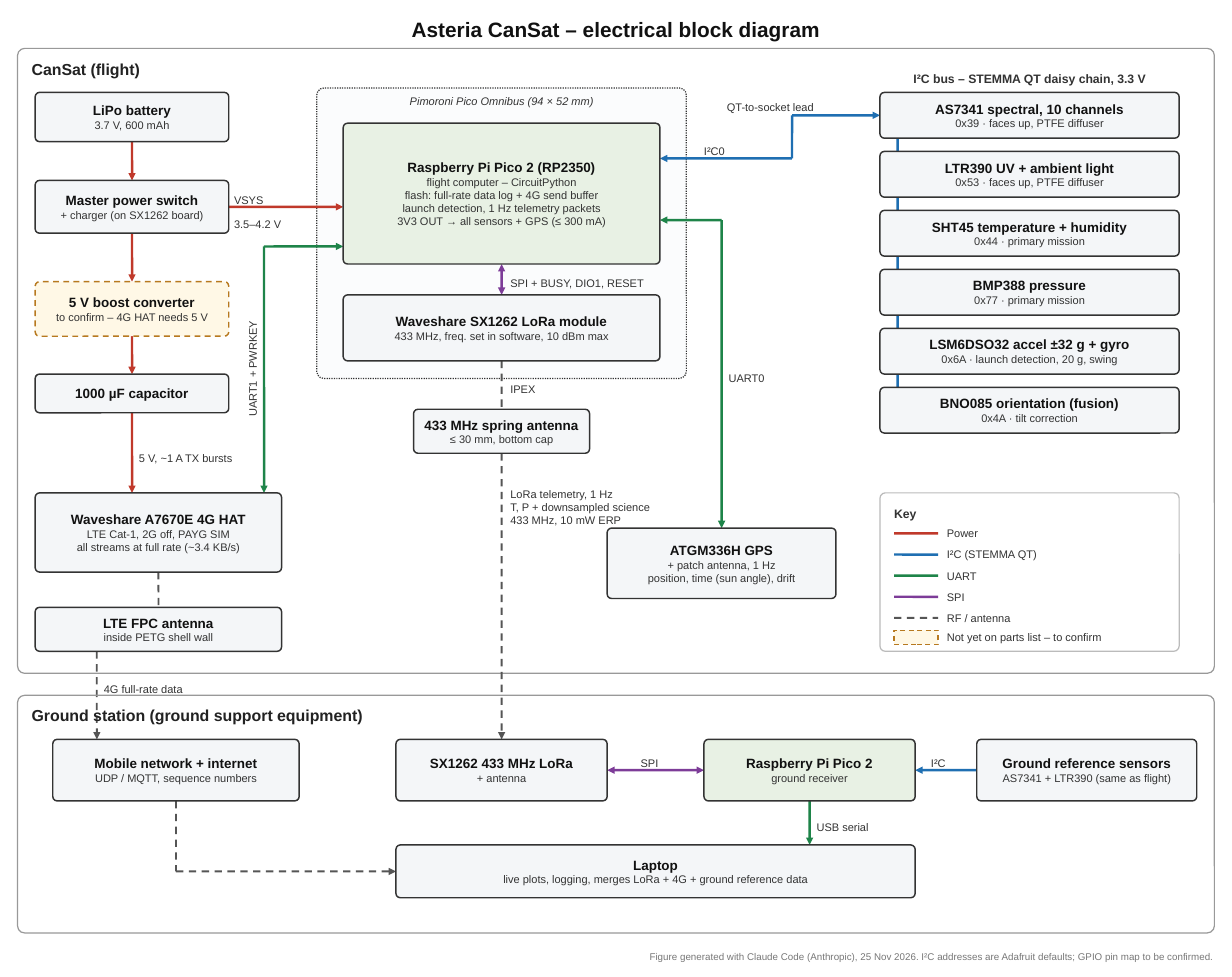
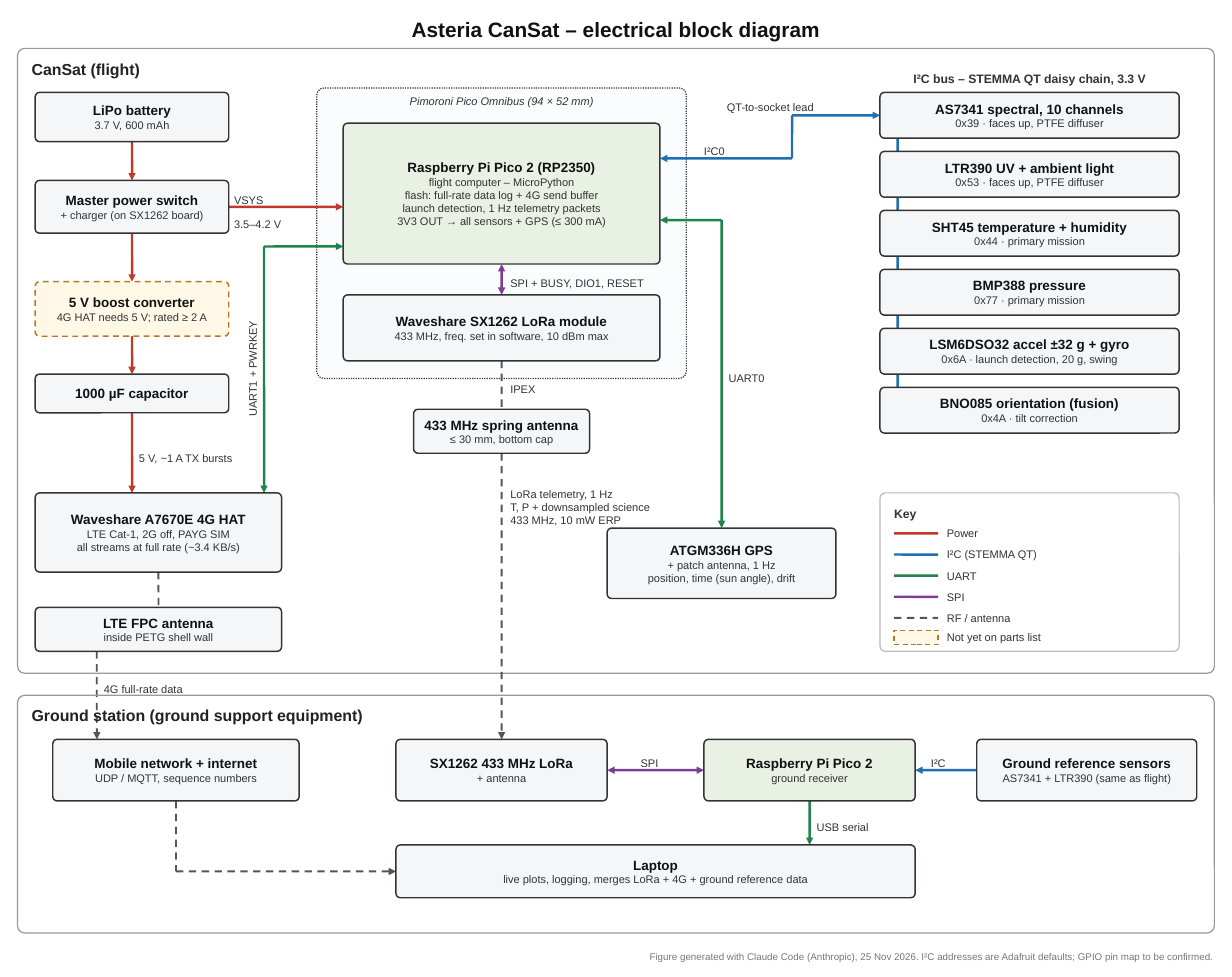
Before and after one commit to mrlancus/asteria, a slide deck: slide 1 of exports/electrical_block_diagram.pptx. Drawn at 1232x977 pixels with LibreOffice and Linux fonts; fonts in the diff are those of the drawing. Boxes give left, top, right and bottom in pixels: in the first picture for what was removed or moved away, otherwise in the second. Text is boxed around its words. In the diff, an @@ line names an element or a change of style, - is before the commit and + after.

```diff
--- a/exports/electrical_block_diagram.pptx
+++ b/exports/electrical_block_diagram.pptx
@@ text in rounded rectangle at (x1=429, y1=178, x2=574, y2=188): text changed @@
-flight computer – CircuitPython
+flight computer – MicroPython
@@ text in rounded rectangle at (x1=57, y1=313, x2=207, y2=322): text changed @@
-to confirm – 4G HAT needs 5 V
+4G HAT needs 5 V; rated ≥ 2 A
@@ text at (x1=947, y1=633, x2=1041, y2=643): text changed @@
-Not yet on parts list – to confirm
+Not yet on parts list
```
Also in this commit, not shown: 3 other files.
